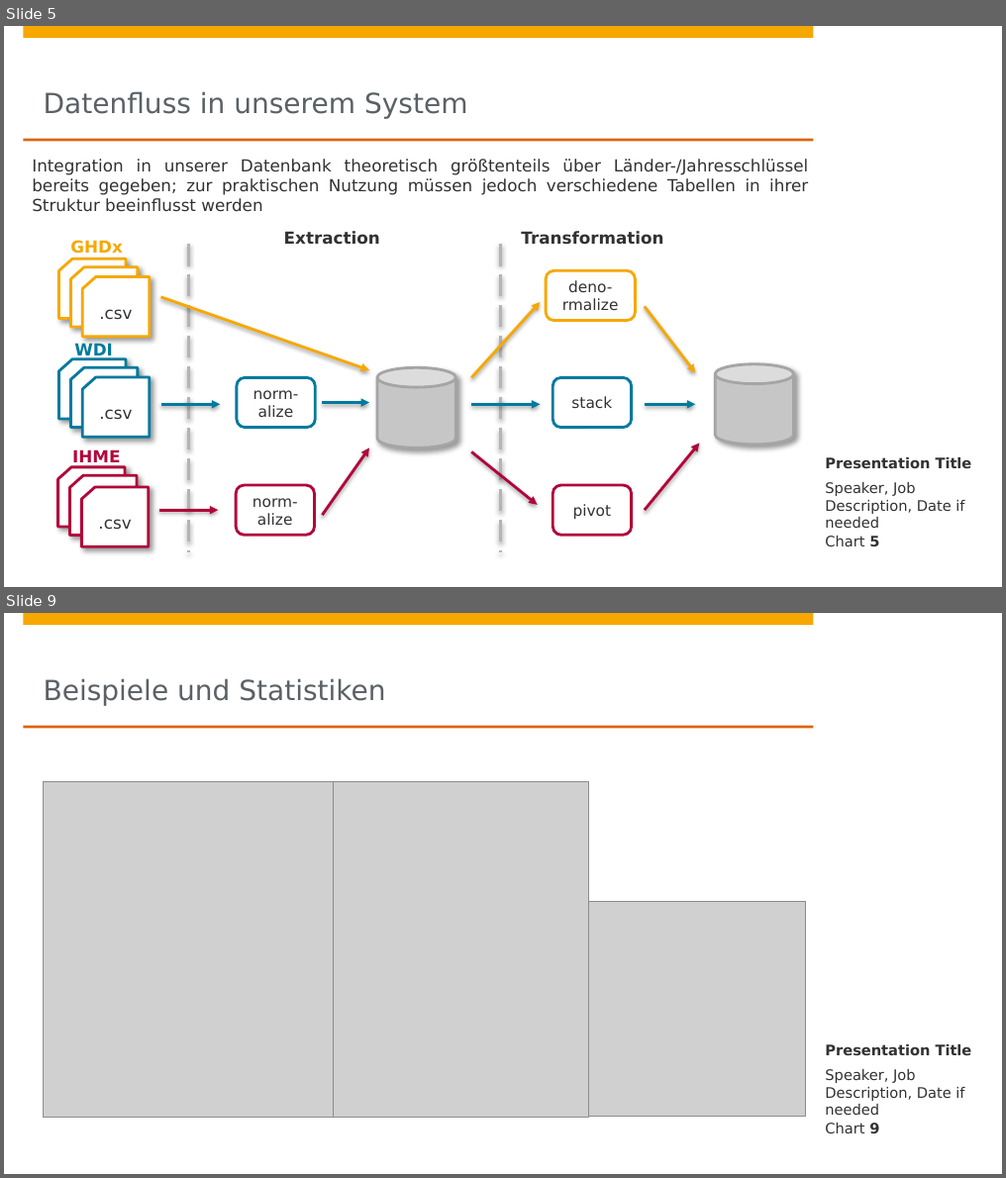
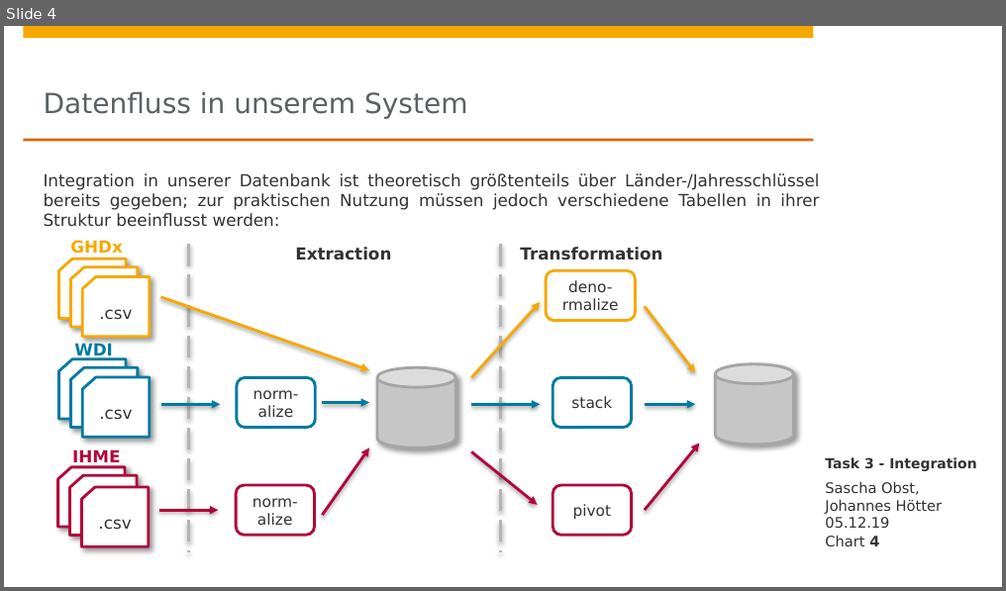
Before and after one commit to johanneshoetter/Health-Data-Integration, a slide deck: presentations/integration.pptx. Shown one above the other, each under a label of ours: slides 5 and 9 before the commit, slide 4 after it; the slides between them are not shown. The pictures are 1006x1178 and 1006x591 pixels, drawn with LibreOffice and Linux fonts; fonts in the diff are those of the drawing; grey boxes stand for pictures; background and template pictures are left out. Boxes give left, top, right and bottom in pixels: in the first picture for what was removed or moved away, otherwise in the second. Text is boxed around its words. In the diff, an @@ line names an element or a change of style, - is before the commit and + after.

Commit message:
Updated presentation integration.pptx

```diff
--- a/presentations/integration.pptx
+++ b/presentations/integration.pptx
@@ slide 9 removed at [4,613,1002,1174], background #FFFFFF; not listed: 4 template elements that a slide beside it also shows @@
@@ title removed at [44,678,385,706] @@
-Beispiele und Statistiken
@@ picture removed at [43,781,334,1117] @@
@@ picture removed at [334,781,589,1117] @@
@@ picture removed at [589,901,806,1117] @@
@@ text removed at [825,1045,972,1057] @@
-Presentation Title
@@ text removed at [825,1069,964,1116] @@
-Speaker, Job Description, Date if needed
@@ page number removed at [825,1123,879,1135] @@
-Chart 9
@@ what was slide 5 is now slide 4 @@
@@ slide 4 changed as well @@
@@ text at [44,174,819,227]: text changed @@
-Integration in unserer Datenbank theoretisch größtenteils über Länder-/Jahresschlüssel bereits gegeben; zur praktischen Nutzung müssen jedoch verschiedene Tabellen in ihrer Struktur beeinflusst werden
+Integration in unserer Datenbank ist theoretisch größtenteils über Länder-/Jahresschlüssel bereits gegeben; zur praktischen Nutzung müssen jedoch verschiedene Tabellen in ihrer Struktur beeinflusst werden:
@@ text "Extraction": place and size @@
-text "Extraction" at [284,231,380,245]
+text "Extraction" at [295,247,391,261]
@@ text "Transformation": place and size @@
-text "Transformation" at [521,231,663,245]
+text "Transformation" at [520,247,662,261]
@@ text at [825,458,977,472]: text changed; size 10.5 to 10 pt @@
-Presentation Title
+Task 3 - Integration
@@ text at [825,482,942,528]: text changed @@
-Speaker, Job Description, Date if needed
+Sascha Obst,
+Johannes Hötter
+05.12.19
@@ page number at [825,536,879,548]: text changed @@
-Chart 5
+Chart 4
```
Also in this commit, not shown: 8 other slides changed, 6 slides added, 5 other slides removed, 1 other file.
